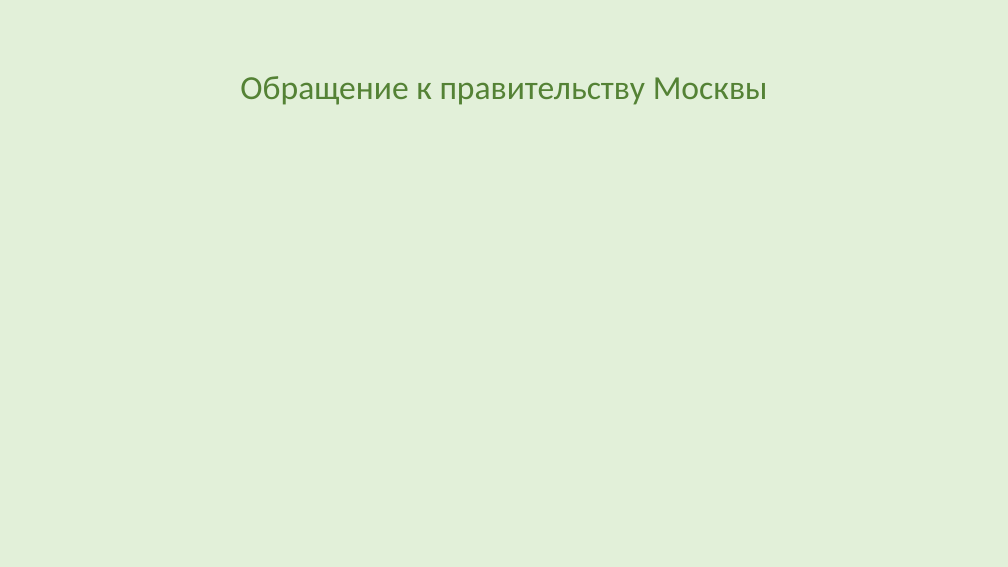
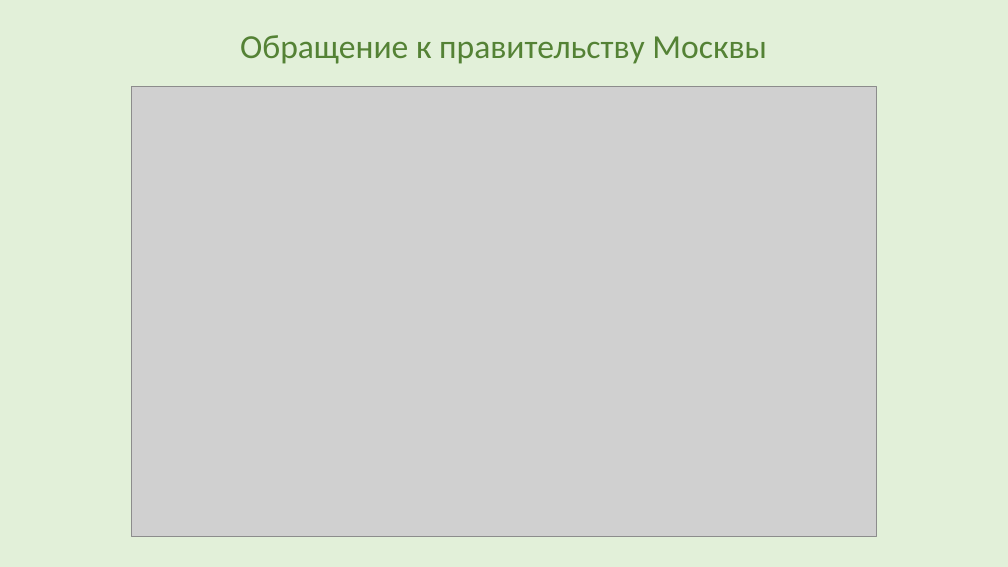
Before and after one commit to AkulinaDN/RoofPark, a slide deck: slide 11 of 10б Неумойчева презентация.pptm (slide 10 before the commit). Drawn at 1008x567 pixels with LibreOffice and Linux fonts; fonts in the diff are those of the drawing; grey boxes stand for pictures. Boxes give left, top, right and bottom in pixels: in the first picture for what was removed or moved away, otherwise in the second. Text is boxed around its words. In the diff, an @@ line names an element or a change of style, - is before the commit and + after.

```diff
--- a/10б Неумойчева презентация.pptm
+++ b/10б Неумойчева презентация.pptm
@@ title "Обращение к правительству Москвы": place and size @@
-title "Обращение к правительству Москвы" at [240,76,768,105]
+title "Обращение к правительству Москвы" at [240,35,767,64]
@@ title "Обращение к правительству Москвы" at [240,35,767,64]: alignment left to centre @@
@@ picture added at [131,86,876,537] @@
```
Also in this commit, not shown: 4 other slides changed, 1 slide added, 2 other files.
